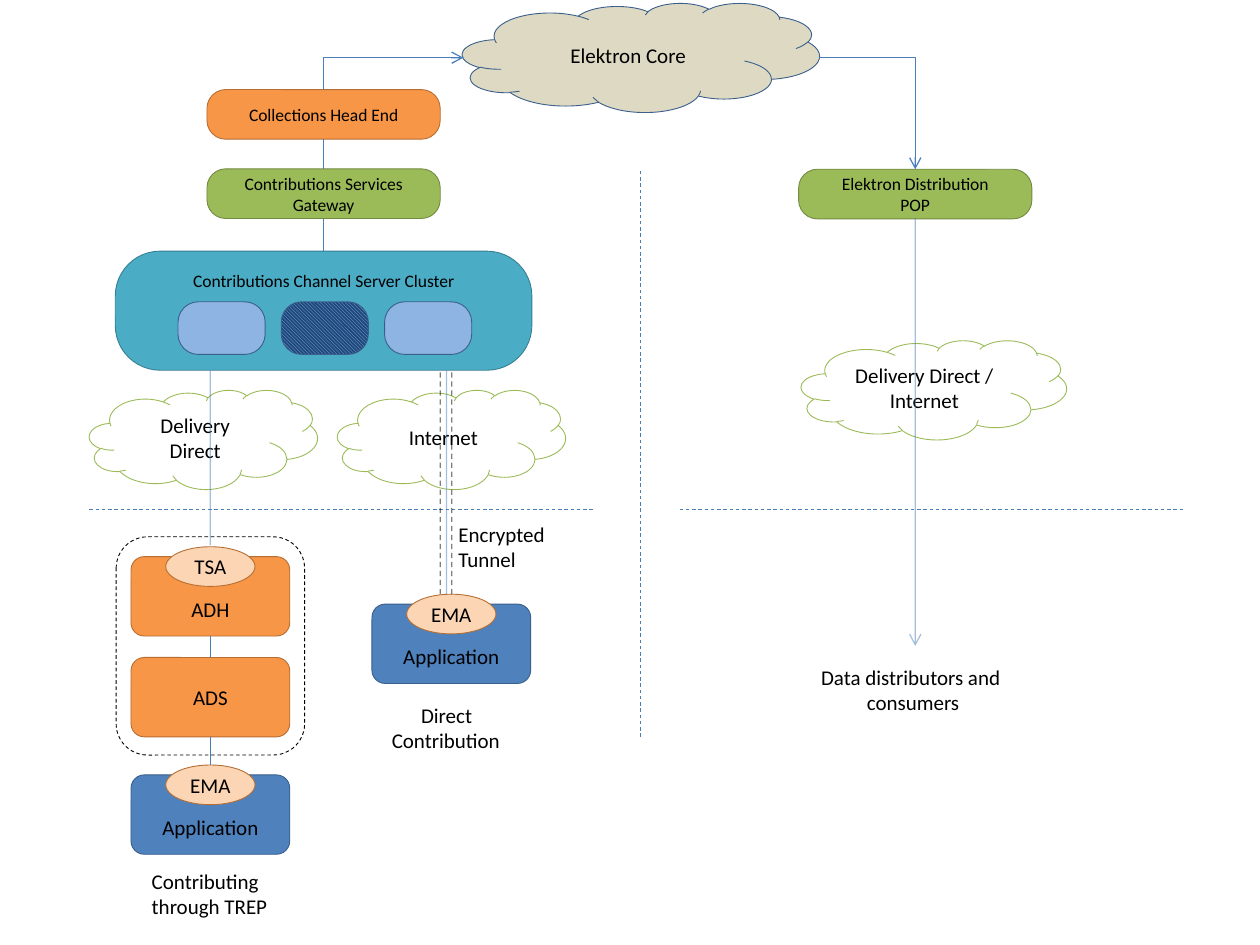
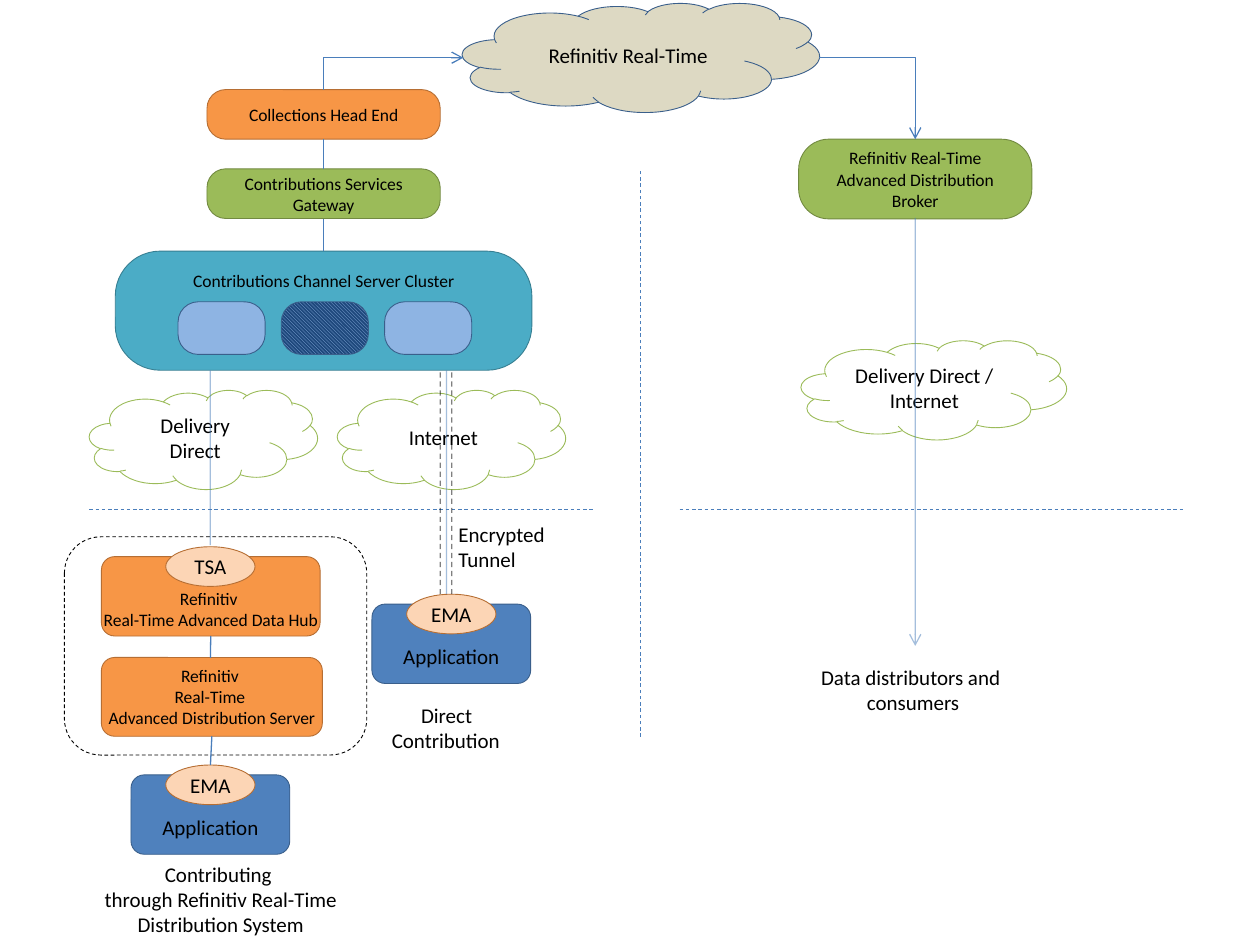
Before and after one commit to LSEG-API-Samples/Example.WebSocketAPI.Posting.TRCC, a slide deck: slide 1 of diagram/diagram.pptx. Drawn at 1260x945 pixels with LibreOffice and Linux fonts; fonts in the diff are those of the drawing. Boxes give left, top, right and bottom in pixels: in the first picture for what was removed or moved away, otherwise in the second. Text is boxed around its words. In the diff, an @@ line names an element or a change of style, - is before the commit and + after.

```diff
--- a/diagram/diagram.pptx
+++ b/diagram/diagram.pptx
@@ text in cloud at <box>549,48,708,63</box>: text changed @@
-Elektron Core
+Refinitiv Real-Time
@@ elbow arrow moved from (819, 58) - (915, 169) to (819, 58) - (915, 140) @@
@@ rounded rectangle "Refinitiv Real-Time Advanced Distribution": place and size @@
-rounded rectangle "Refinitiv Real-Time Advanced Distribution" at <box>799,169,1032,218</box>
+rounded rectangle "Refinitiv Real-Time Advanced Distribution" at <box>799,140,1032,219</box>
@@ text in rounded rectangle at <box>837,152,994,207</box>: text changed @@
-Elektron Distribution
-POP
+Refinitiv Real-Time Advanced Distribution
+Broker
@@ rounded rectangle: place and size @@
-rounded rectangle at <box>116,537,305,755</box>
+rounded rectangle at <box>64,537,367,755</box>
@@ rounded rectangle "Refinitiv": place and size @@
-rounded rectangle "Refinitiv" at <box>131,557,290,636</box>
+rounded rectangle "Refinitiv" at <box>101,557,320,636</box>
@@ text in rounded rectangle at <box>104,593,318,631</box>: text changed; size 12 to 10 pt @@
-ADH
+Refinitiv
+Real-Time Advanced Data Hub
@@ rounded rectangle "Refinitiv": place and size @@
-rounded rectangle "Refinitiv" at <box>131,658,290,737</box>
+rounded rectangle "Refinitiv" at <box>101,658,321,737</box>
@@ text in rounded rectangle at <box>109,670,315,724</box>: text changed; size 12 to 10 pt @@
-ADS
+Refinitiv
+Real-Time
+Advanced Distribution Server
@@ text "Contributing": place and size @@
-text "Contributing" at <box>152,874,267,918</box>
+text "Contributing" at <box>105,867,337,936</box>
@@ text at <box>165,867,272,886</box>: alignment left to centre @@
@@ text at <box>105,892,337,936</box>: text changed @@
-through TREP
+through Refinitiv Real-Time Distribution System
```
Also in this commit, not shown: 1 other slide changed, 2 slides removed, 5 other files.
